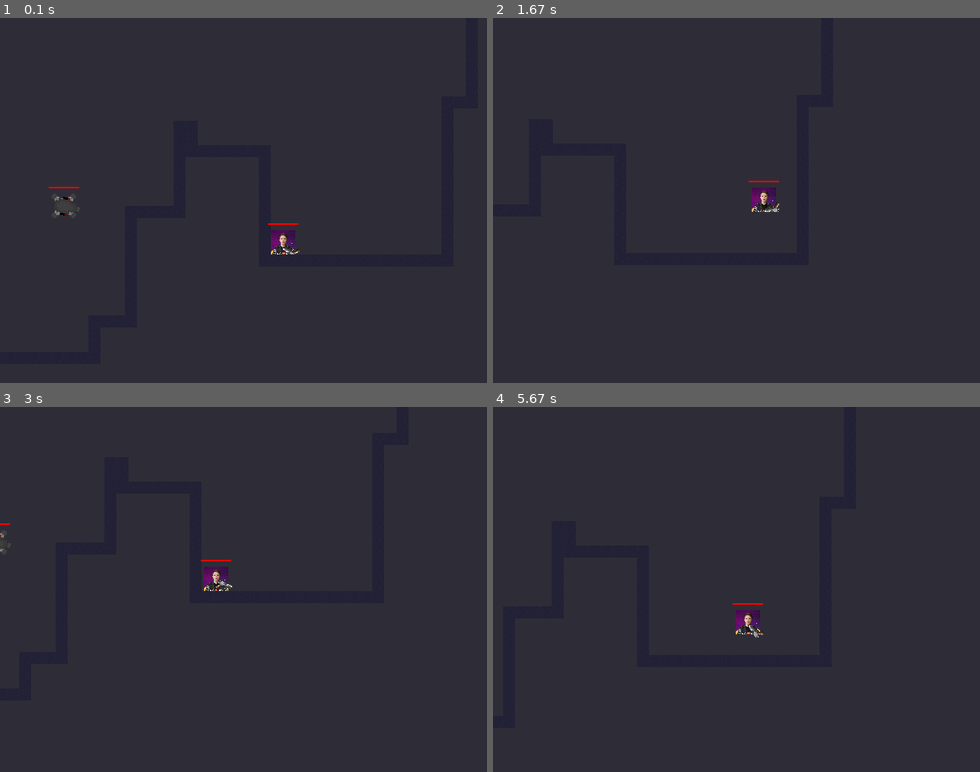
Above: before the commit, frames 1-4 (two rows, left to right).
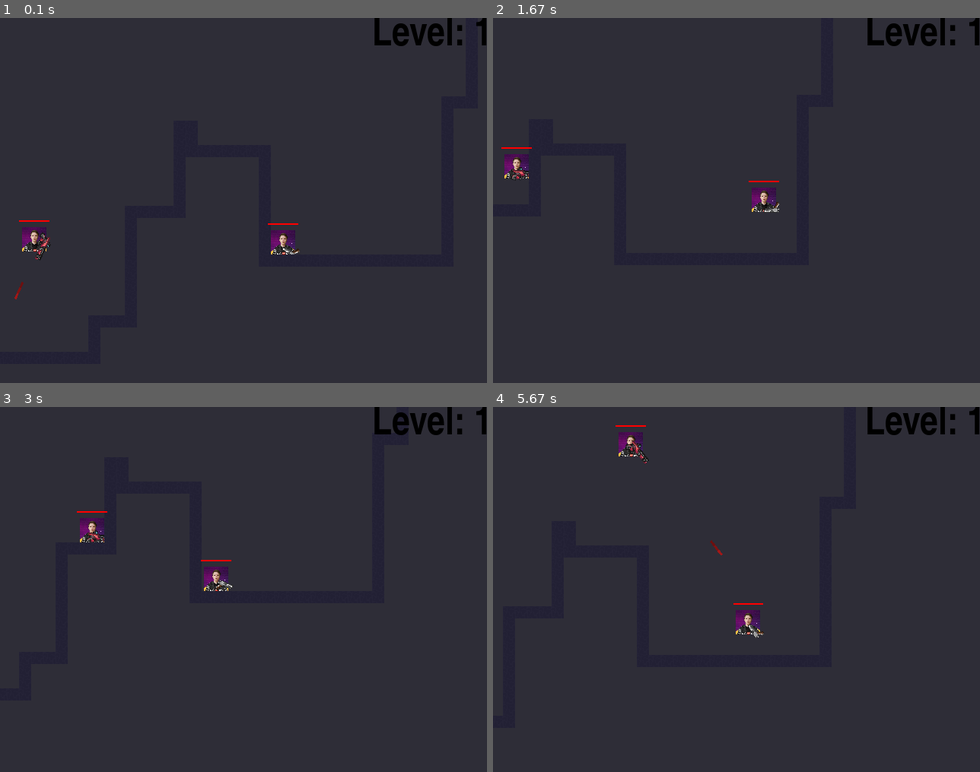
Above: after the commit, the same moments.

Repository: RyDawg-Studios/Chipset
Game: pygame game, started from main.py
Same seed, same stepped clock (60 frames per second), same inputs: the game is played once before the commit and once after it.
Inputs (mouse positions are in pixels of both pictures, inside the frame that each line leads up to):
- Up to frame 1 (0.1 s): no input
- Up to frame 2 (1.67 s): hold Right 0.33-0.8 s; move the mouse to (717, 215) at 0.37 s; hold Up 0.83-1.13 s; move the mouse to (892, 189) at 0.87 s; hold Right 1.17-1.63 s; move the mouse to (619, 204) at 1.2 s
- Up to frame 3 (3 s): hold Left 1.67-2.2 s; move the mouse to (92, 534) at 1.7 s; hold Down 2.23-2.53 s; move the mouse to (316, 461) at 2.27 s; hold Left 2.57-2.97 s; move the mouse to (301, 622) at 2.6 s
- Up to frame 4 (5.67 s): hold Up 3-3.37 s; move the mouse to (746, 465) at 3.03 s; hold Right 3.4-4.03 s; move the mouse to (561, 578) at 3.43 s; hold Down 4.07-4.43 s; move the mouse to (741, 629) at 4.1 s; hold Left 4.47-4.93 s; move the mouse to (721, 527) at 4.5 s; hold Right 4.97-5.43 s; move the mouse to (863, 647) at 5 s; hold Up from 5.47 s (still down); move the mouse to (658, 469) at 5.5 s

The runs differ from the first frame. In frame 1, 1.1% of the frame differs, in the area x 2-100%, y 0-78%; in frame 2, 1.0%; in frame 3, 1.0%; in frame 4, 1.1%.

Commit message:
Like a ton of shit i dont remember tbh

Diff:
--- a/data/topdownshooter/TopDownShooter.py
+++ b/data/topdownshooter/TopDownShooter.py
@@ -1,17 +1,33 @@
 from data.engine.game.game import Game
+from data.engine.object.object_manager import ObjectManager
 from data.topdownshooter.content.levels.DevLevel import DevLevel
 from data.topdownshooter.content.levels.ShooterLevel import ShooterLevel
 from data.topdownshooter.content.levels.StartLevel import StartLevel
 from data.topdownshooter.content.levels.morphlevel import MorphLevel
 from data.topdownshooter.content.levels.TestLevel import TestLevel
 from data.topdownshooter.content.levels.GeneratedLevel import GeneratedLevel
+from data.topdownshooter.content.objects.player.player_data_object import PlayerDataObject
+from data.topdownshooter.content.objects.widget.leveltext import LevelText
 
 class ShooterGame(Game):
     def __init__(self, pde):
+        super().__init__(pde)
         self.player = None
-        self.currentlevel = None
+        self.currentlevel = GeneratedLevel
         self.currentRoomNumber = 1
-        super().__init__(pde)
+        self.playerData = PlayerDataObject()
+
+    def game_over(self):
+        self.__init__(pde=self.pde)
+
+
+    def next_room(self):
+        print(self.currentRoomNumber)
+        self.currentRoomNumber += 1
+        self.restart()
+
+    def allEnemiesKilled(self):
+        self.next_room()
 
 
     def changelevel(self, level):
@@ -22,8 +38,9 @@
         return l
 
     def activate(self):
+        super().activate()
         self.changelevel(GeneratedLevel)
-        return super().activate()
+        self.pde.display_manager.userInterface.add_object(LevelText(man=self.pde.display_manager.userInterface, pde=self.pde))
 
     def restart(self):
         self.pde.player_manager.clear()
--- a/data/topdownshooter/content/levels/GeneratedLevel.py
+++ b/data/topdownshooter/content/levels/GeneratedLevel.py
@@ -6,7 +6,7 @@
 from data.topdownshooter.content.objects.levelgenerator.level_generator import LevelGenerator
 from data.topdownshooter.content.objects.player.player import ShooterPlayer
 from data.topdownshooter.content.objects.turret.turret import Turret
-from data.topdownshooter.content.objects.weapon.weapons.weapons import Pistol
+from data.topdownshooter.content.objects.weapon.weapons.weapons import DevGun, Pistol
 
 
 
@@ -16,12 +16,11 @@
         self.changebackground(r'data\topdownshooter\assets\sprites\backgrounds\bg.png')
 
 
-        l = self.objectManager.add_object(LevelGenerator(man=self.objectManager, pde=pde, position=[0,0], scale=[16, 16]))
+        l = self.objectManager.add_object(LevelGenerator(man=self.objectManager, pde=pde, position=[0,0], scale=[16, 16], complexity=self.pde.game.currentRoomNumber))
         pos = random.choice(l.whitespace)
-        p = self.objectManager.add_object(ShooterPlayer(man=self.objectManager, pde=pde, position=l.get_spawnpoint()))
-        p.weapon = self.objectManager.add_object(obj=Pistol(man=self.objectManager, pde=self.pde, owner=p, position=[0,0]))
+        p = self.objectManager.add_object(ShooterPlayer(man=self.objectManager, pde=pde, position=l.get_spawnpoint(), hp=self.pde.game.playerData.hp))
+        p.weapon = self.objectManager.add_object(obj=self.pde.game.playerData.loadout[0](man=self.objectManager, pde=self.pde, owner=p, position=[0,0]))
 
-        t = self.objectManager.add_object(Turret(man=self.objectManager, pde=pde, position=l.get_spawnpoint()))
 
 
     def deconstruct(self):
--- a/data/topdownshooter/content/objects/hazard/explosion/explosion.py
+++ b/data/topdownshooter/content/objects/hazard/explosion/explosion.py
@@ -5,7 +5,7 @@
 
 
 class Explosion(Actor):
-    def __init__(self, man, pde, owner, position=[0, 0], scale=[64, 64], lifetime=16):
+    def __init__(self, man, pde, owner, position=[0, 0], scale=[64, 64], lifetime=16, damage=60):
         super().__init__(man, pde)
         self.position = position
         self.scale = scale
@@ -13,7 +13,7 @@
         self.owner = owner
         self.useCenterForPosition = True
         self.checkForCollision = False
-        self.damage = 60
+        self.damage = damage
 
 
     def construct(self):
@@ -30,5 +30,5 @@
         if self.ticks == 1:
             for object in self.overlapInfo["Objects"]:
                 if hasattr(object, 'hp'):
-                    object.takedamage(self, 60)
+                    object.takedamage(self, self.damage)
         return super().update()
--- a/data/topdownshooter/content/objects/hazard/hole/hole.py
+++ b/data/topdownshooter/content/objects/hazard/hole/hole.py
@@ -1,22 +1,25 @@
 from data.engine.actor.actor import Actor
 from data.engine.sprite.sprite_component import SpriteComponent
+from data.topdownshooter.content.objects.hazard.explosion.explosion import Explosion
 from data.topdownshooter.content.objects.shooterentity.shooterentity import ShooterEntity
 
 
 class Hole(Actor):
     def __init__(self, man, pde, position=[0, 0], sprite=r'data\topdownshooter\assets\sprites\objects\hole\hole.png'):
         super().__init__(man, pde)
+        self.sprite = sprite
         self.position = position
         self.scale =[32, 32]
         self.useCenterForPosition = True
         self.checkForCollision = False
-        self.components["Sprite"] = SpriteComponent(owner=self, sprite=sprite, layer=0)
+
+    def construct(self):
+        super().construct()
+        self.components["Sprite"] = SpriteComponent(owner=self, sprite=self.sprite, layer=0)
+        self.man.add_object(Explosion(man=self.man, pde=self.pde, owner=self, position=self.position, scale=[128, 128], damage=0))
 
     def overlap(self, obj):
+        super().overlap(obj)
         if isinstance(obj, ShooterEntity):
             if self.rect.collidepoint(obj.rect.center):
-                obj.falling = True
-
-
-
-        return super().overlap(obj)
+                self.pde.game.next_room()
--- a/data/topdownshooter/content/objects/levelgenerator/level_generator.py
+++ b/data/topdownshooter/content/objects/levelgenerator/level_generator.py
@@ -3,11 +3,14 @@
 import pygame
 from data.engine.actor.actor import Actor
 from data.engine.fl.world_fl import getpointdistance
+from data.topdownshooter.content.objects.enemy.default_enemy import DefaultEnemy
+from data.topdownshooter.content.objects.hazard.hole.hole import Hole
+from data.topdownshooter.content.objects.weapon.weapons.weapons import LaserMachineGun, LaserPistol, Pistol
 from data.topdownshooter.content.tiles.tile import Tile
 
 
 class LevelGenerator(Actor):
-    def __init__(self, man, pde, position=[], scale=[], checkForOverlap=False, checkForCollision=False, useCenterForPosition=False, lifetime=-1, complexity=0):
+    def __init__(self, man, pde, position=[], scale=[], checkForOverlap=False, checkForCollision=False, useCenterForPosition=False, lifetime=-1, complexity=1):
         super().__init__(man, pde, position, scale, checkForOverlap, checkForCollision, useCenterForPosition, lifetime)
         self.complexity = complexity
         self.tiles = []
@@ -16,6 +19,8 @@
         self.whitespace = []
         self.points = []
         self.safetiles = []
+        self.enemies = []
+
 
     def generate_points(self):
         for i in range(8):
@@ -63,10 +68,30 @@
 
         self.safetiles = safe
 
+
+    def generate_enemy_spawnpoints(self):
+        for i in range(self.generate_enemy_count(complexity=self.complexity)):
+            n = self.man.add_object(DefaultEnemy(man=self.man, pde=self.pde, position=self.get_spawnpoint(), weapon=LaserPistol))
+            n.onDeathEvent.bind(self.on_enemy_killed)
+            self.enemies.append(n)
+
+
     def get_spawnpoint(self):
         point = random.choice(self.safetiles)
 
         return [point[0]*16+8, point[1]*16+8]
+
+    def generate_enemy_count(self, complexity):
+        waves = complexity**(1/3)
+        return round(waves)
+
+    def on_enemy_killed(self, enemy, killer):
+        n = enemy
+        if enemy in self.enemies:
+            self.enemies.remove(enemy)
+
+        if len(self.enemies) == 0:
+            self.man.add_object(Hole(man=self.man, pde=self.pde, position=n.position))
 
 
 
@@ -76,3 +101,4 @@
         self.generate_rects()
         self.generate_tiles()
         self.generate_safe_spawnpoints()
+        self.generate_enemy_spawnpoints()
--- a/data/topdownshooter/content/objects/player/player.py
+++ b/data/topdownshooter/content/objects/player/player.py
@@ -10,10 +10,10 @@
 
 
 class ShooterPlayer(ShooterEntity):
-    def __init__(self, man, pde, position=None):
-        super().__init__(man, pde, position)
+    def __init__(self, man, pde, position=None, hp=400):
+        super().__init__(man, pde, position=position)
         self.maxhp = 400
-        self.hp = 400
+        self.hp = hp
         self.maxVelocity = 1
         self.velocity = self.maxVelocity
         self.pausable = False
@@ -27,6 +27,8 @@
         self.components["Sprite"] = SpriteComponent(owner=self, sprite=r'data\assets\sprites\me.png', layer=2)
 
         self.cam = self.man.add_object(ShooterCamera(man=self.man, pde=self.pde, position=self.position, target=self))
+
+
 
     def spawnmagnet(self):
         self.man.add_object(Magnet(man=self.man, pde=self.pde, position=self.pde.input_manager.mouse_position))
@@ -48,9 +50,10 @@
         return super().update()
 
     def die(self, killer):
+        super().die(killer)
         self.pde.game.player = None
         self.canMove = False
         self.canShoot = False
         self.components["Sprite"] = SpriteComponent(owner=self, sprite=r'data\assets\sprites\deadme.png', layer=2)
         self.dropweapon()
-        return super().die(killer)
+        self.pde.game.game_over()
--- /dev/null
+++ b/data/topdownshooter/content/objects/player/player_data_object.py
@@ -0,0 +1,8 @@
+from data.topdownshooter.content.objects.weapon.weapons.weapons import DevGun, Pistol
+
+
+class PlayerDataObject:
+    def __init__(self):
+        self.hp = 400
+        self.maxhp = 400
+        self.loadout = [Pistol]
--- a/data/topdownshooter/content/objects/shooterentity/shooterentity.py
+++ b/data/topdownshooter/content/objects/shooterentity/shooterentity.py
@@ -1,5 +1,6 @@
 import random
 from data.engine.actor.actor import Actor
+from data.engine.eventdispatcher.eventdispatcher import EventDispatcher
 from data.engine.fl.world_fl import getobjectlookatvector, getpositionlookatvector, objectlookattarget
 from data.engine.particle.particle_emitter import ParticleEmitter
 from data.topdownshooter.content.objects.particles.blood import Blood
@@ -9,7 +10,7 @@
 
 
 class ShooterEntity(Actor):
-    def __init__(self, man, pde, position=[0, 0], scale=[32, 32], maxhp=100):
+    def __init__(self, man, pde, position=[0, 0], scale=[32, 32], maxhp=100, hp=100):
         super().__init__(man, pde, useCenterForPosition=True)
         #----------< Transform Info >----------#
 
@@ -27,7 +28,7 @@
         #----------< Stat Info >----------#
 
         self.maxhp = maxhp
-        self.hp = self.maxhp
+        self.hp = hp
         self.dead = False
         self.damagable = True
         self.falling = False
@@ -57,6 +58,10 @@
 
         self.deadticks = 0
 
+        #----------< Event Dispatchers >----------#
+
+        self.onDeathEvent = EventDispatcher()
+
     def construct(self):
         super().construct()
 
@@ -77,6 +82,9 @@
 
     def update(self):
         super().update()
+
+        self.pde.game.playerData.hp = self.hp
+        self.pde.game.playerData.loadout[0] = self.weapon.__class__
 
         if self.dead:
             self.deadticks += 1
@@ -120,6 +128,7 @@
         return
 
     def die(self, killer):
+        self.onDeathEvent.call(self, killer)
         self.dead = True
         if killer is not None:
             rot = killer.rotation
--- a/data/topdownshooter/content/objects/weapon/weapons/weapons.py
+++ b/data/topdownshooter/content/objects/weapon/weapons/weapons.py
@@ -191,22 +191,8 @@
 class LaserPistol(Weapon):
     def __init__(self, man, pde, owner, position):
         super().__init__(man, pde, owner, id="LaserPistol", position=position)
-        self.shot = False
         self.bullet = TurretBullet
 
-    def shoot(self, target, bullet):
-        self.shooting = True
-        if not self.shot:
-            super().shoot(target, bullet)
-            self.shot = True
-            return
-
-    def update(self):
-        if self.shot == True and self.shooting == False:
-            self.shot = False
-        if not self.shooting:
-            self.shooting = False
-        return super().update()
 
 class Pistol(Weapon):
     def __init__(self, man, pde, owner, position):
--- /dev/null
+++ b/data/topdownshooter/content/objects/widget/leveltext.py
@@ -0,0 +1,26 @@
+import pygame
+from data.engine.actor.actor import Actor
+from data.engine.sprite.sprite_component import SpriteComponent
+from data.engine.widgets.text import TextComponent
+
+
+class LevelText(Actor):
+    def __init__(self, man, pde):
+        super().__init__(man, pde)
+        self.checkForCollision = False
+        self.checkForOverlap = False
+        self.scale = [48, 48]
+
+    def construct(self):
+        super().construct()
+        self.components["Text"] = TextComponent(owner=self, text=f"Level: {self.pde.game.currentRoomNumber}", font=pygame.font.SysFont('impact.ttf', 48), layer=5)
+        self.rect.topright=[640-48,0]
+
+    def updateText(self):
+        self.components["Text"].sprite.text = f"Level: {self.pde.game.currentRoomNumber}"
+
+    def update(self):
+        return super().update()
+
+    def deconstruct(self, outer=None):
+        return super().deconstruct(outer)
--- a/data/topdownshooter/data/weapondata.json
+++ b/data/topdownshooter/data/weapondata.json
@@ -278,7 +278,7 @@
 
         },
         "statinfo":{
-            "firerate": 0,
+            "firerate": 30,
             "shotspread": 4,
             "shotangles": [0],
             "damagemultiplier": 1.1
